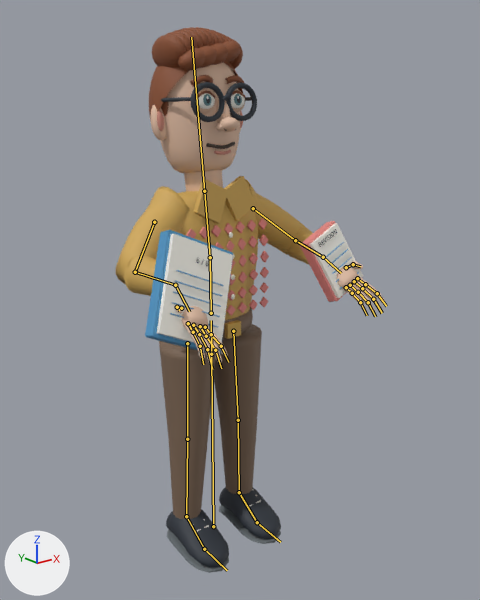
Two versions of the glTF model game/public/assets/characters/tryhard.glb, one commit apart.
The view is the same before and after, from a 50 mm lens placed at (-2.65, -3.64, 3.36), pointed at (0.03, -0.29, 2.02). The lights are fixed; the arrows at lower left show +X, +Y and +Z. The older version comes first. Both versions are drawn at frame 19 of the action 'special'; the numbers are the values there. The bones that change, and the others that lie on the model, are drawn over the model as lines.

In view in the first picture: 'tryhard / Weighted surfaces'.
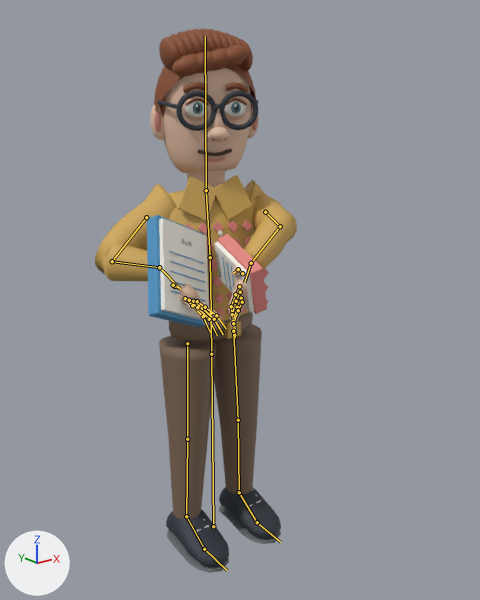
Pixel boxes [x1, y1, x2, y2] of what changed, in the pictures (480 x 600 px):
'tryhard / Weighted surfaces', posed (25% narrower)
    before: [116, 27, 385, 573]
    after: [95, 29, 297, 573]
bone 'chest', root to tip
    before: (210, 257) to (204, 191)
    after: (210, 257) to (206, 190)
bone 'head', root to tip
    before: (204, 191) to (191, 37)
    after: (206, 190) to (205, 36)
bone 'left.forearm', root to tip
    before: (135, 272) to (175, 285)
    after: (112, 261) to (159, 267)
bone 'right.upperarm', root to tip
    before: (253, 208) to (295, 240)
    after: (265, 212) to (280, 226)
bone 'right.forearm', root to tip
    before: (295, 240) to (323, 257)
    after: (280, 226) to (251, 263)

The change in detail:
Bone 'chest' (bone_chest) turns from (-7, 0, 0) to (-11, -22, 0) degrees about its own x, y and z.
Bone 'head' (bone_head) turns from (0, 0, 0) to (13, 0, 0) degrees about its own x, y and z.
Bone 'left.forearm' (bone_left_forearm) turns from (0, 0, 0) to (41, 0, 0) degrees about its own x, y and z.
Bone 'right.upperarm' (bone_right_upperarm) turns from (0, 0, -26) to (-71, 0, -45) degrees about its own x, y and z.
Bone 'right.forearm' (bone_right_forearm) turns from (0, 0, 0) to (52, 30, 0) degrees about its own x, y and z.
